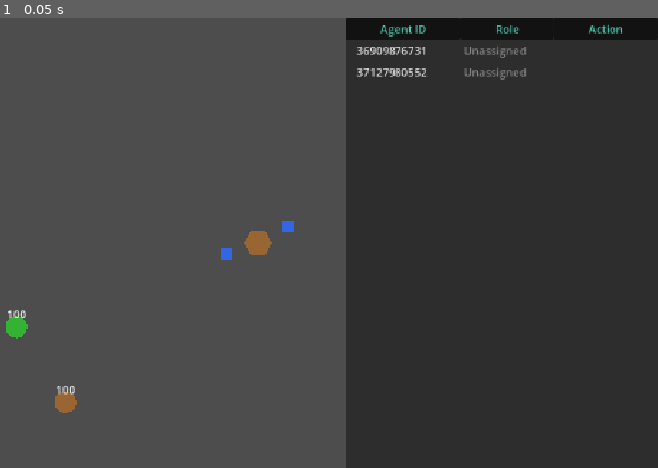
Above: before the commit, frame 1.
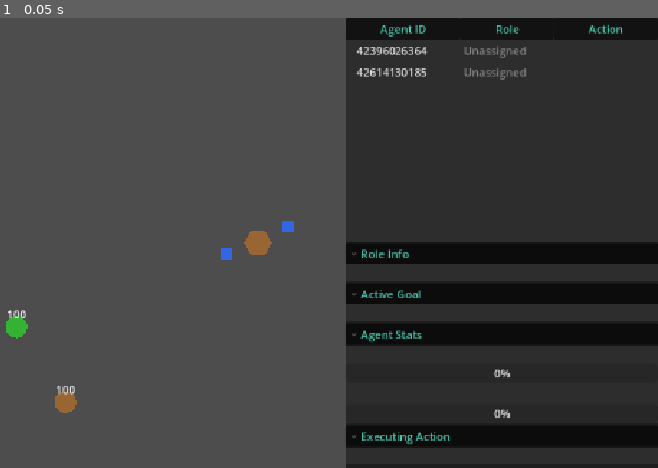
Above: after the commit, the same moment.

Repository: DoctorTangerina/colony-sim
Game: Godot game, scene res://Main.tscn
Same seed, same stepped clock (60 frames per second), same inputs: the game is played once before the commit and once after it.
Inputs:
- Up to frame 1 (0.05 s): no input

The runs differ from the first frame. In frame 1, 8.6% of the frame differs, in the area x 52-100%, y 6-96%.

Commit message:
feat: click-to-inspect pane for the debugger panel (Ticket 04)
Clicking an agent row in the debugger tree now populates a collapsible
inspector below it (Role Info, Active Goal, Agent Stats, Executing
Action), sourced from Agent.get_debug_info() and refreshed at
update_hz. The inspector clears itself when the selected agent
unregisters instead of showing stale data. Selection via the Tree's
existing item_selected signal is the only trigger - no keyboard
handling is wired anywhere in the panel.

Co-Authored-By: Claude Sonnet 5 <noreply@anthropic.com>

Diff:
--- /dev/null
+++ b/tests/test_debugger_ui_04_inspector.gd
@@ -0,0 +1,204 @@
+extends Node
+
+var tests_passed: int = 0
+var tests_failed: int = 0
+
+
+func _ready() -> void:
+	print("=== Debugger UI Ticket 04 Test Harness (Click-to-Inspect Pane) ===")
+	print("")
+
+	_test_inspector_builds_only_configured_sections()
+	_test_show_agent_info_populates_fields()
+	_test_clear_resets_fields()
+
+	await _test_selecting_tree_row_populates_inspector()
+	await _test_inspector_refreshes_at_update_hz_while_selected()
+	await _test_inspector_clears_when_selected_agent_unregisters()
+
+	print("")
+	print("=== Results: %d passed, %d failed ===" % [tests_passed, tests_failed])
+	get_tree().quit(0 if tests_failed == 0 else 1)
+
+
+func _assert(condition: bool, test_name: String) -> void:
+	if condition:
+		tests_passed += 1
+		print("  PASS: %s" % test_name)
+	else:
+		tests_failed += 1
+		print("  FAIL: %s" % test_name)
+
+
+func _make_debugger() -> Control:
+	var scene: PackedScene = preload("res://ui/debugger/debugger_ui.tscn")
+	var debugger = scene.instantiate()
+	add_child(debugger)
+	return debugger
+
+
+## Debug-info assertions read agent/goap_cycle fields directly; the agent's
+## own _process() is disabled since these tests never call agent.setup() and
+## its GOAP cycle would otherwise try to navigate without a nav map present.
+func _make_agent(agent_id: String, role: String) -> Node:
+	var agent_scene: PackedScene = preload("res://agents/agent.tscn")
+	var agent = agent_scene.instantiate()
+	add_child(agent)
+	agent.agent_id = agent_id
+	agent._role_component.load_role(role)
+	agent.set_process(false)
+	return agent
+
+
+func _sample_info() -> Dictionary:
+	return {
+		"agent_id": "agent_x",
+		"role": "Gatherer",
+		"active_goal": "CollectFood",
+		"executing_action": "MoveTo",
+		"energy": 72.5,
+		"hunger": 34.0,
+		"plan": ["MoveTo", "PickupFood"],
+	}
+
+
+func _test_inspector_builds_only_configured_sections() -> void:
+	print("[Test] DebuggerInspector.setup() builds only the sections listed in config")
+	var inspector := DebuggerInspector.new()
+	add_child(inspector)
+	inspector.setup(["role", "action"])
+
+	_assert(inspector._role_label != null, "Role section built when listed")
+	_assert(inspector._action_label != null, "Action section built when listed")
+	_assert(inspector._goal_label == null, "Goal section not built when absent from config")
+	_assert(inspector._energy_bar == null, "Stats section not built when absent from config")
+
+	inspector.queue_free()
+
+
+func _test_show_agent_info_populates_fields() -> void:
+	print("[Test] show_agent_info() populates role/goal/stats/action fields and the role color swatch")
+	var inspector := DebuggerInspector.new()
+	add_child(inspector)
+	inspector.setup(["role", "goal", "stats", "action"])
+
+	inspector.show_agent_info(_sample_info(), Color("#4ec9b0"))
+
+	_assert(inspector._role_label.text == "Gatherer", "Role label shows role name (got: %s)" % inspector._role_label.text)
+	_assert(inspector._role_swatch.color == Color("#4ec9b0"), "Role swatch uses the supplied role color")
+	_assert(inspector._goal_label.text == "CollectFood", "Goal label shows active goal (got: %s)" % inspector._goal_label.text)
+	_assert(is_equal_approx(inspector._energy_bar.value, 72.5), "Energy bar value matches (got: %s)" % inspector._energy_bar.value)
+	_assert(is_equal_approx(inspector._hunger_bar.value, 34.0), "Hunger bar value matches (got: %s)" % inspector._hunger_bar.value)
+	_assert(inspector._action_label.text == "MoveTo", "Action label shows executing action (got: %s)" % inspector._action_label.text)
+
+	inspector.queue_free()
+
+
+func _test_clear_resets_fields() -> void:
+	print("[Test] clear() resets fields instead of leaving stale data")
+	var inspector := DebuggerInspector.new()
+	add_child(inspector)
+	inspector.setup(["role", "goal", "stats", "action"])
+	inspector.show_agent_info(_sample_info(), Color("#4ec9b0"))
+
+	inspector.clear()
+
+	_assert(inspector._role_label.text == "", "Role label cleared")
+	_assert(inspector._role_swatch.color == Color.TRANSPARENT, "Role swatch cleared")
+	_assert(inspector._goal_label.text == "", "Goal label cleared")
+	_assert(inspector._energy_bar.value == 0, "Energy bar cleared")
+	_assert(inspector._hunger_bar.value == 0, "Hunger bar cleared")
+	_assert(inspector._action_label.text == "", "Action label cleared")
+
+	inspector.queue_free()
+
+
+## Simulates the mouse click by selecting the TreeItem directly (Tree emits
+## item_selected synchronously from TreeItem.select()) - selection is the only
+## trigger the panel wires, matching the mouse/touch-only requirement.
+func _test_selecting_tree_row_populates_inspector() -> void:
+	print("[Test] Selecting a tree row populates the inspector for that agent")
+	var om = get_node("/root/OrganizationManager")
+	var debugger := _make_debugger()
+	var agent := _make_agent("agent_dbg_ins_1", "Gatherer")
+	agent._goap_cycle.current_goal = "CollectFood"
+	agent._goap_cycle.current_plan = ["MoveTo", "PickupFood"]
+	agent._goap_cycle._action_index = 0
+	agent._goap_cycle._action_in_progress = true
+	agent.energy = 55.0
+	agent.hunger = 12.0
+
+	om.register_agent("agent_dbg_ins_1", "Gatherer", agent)
+	var item: TreeItem = debugger._agent_items["agent_dbg_ins_1"]
+	item.select(0)
+
+	_assert(debugger._selected_agent_id == "agent_dbg_ins_1", "Debugger tracks the selected agent id")
+	_assert(debugger._inspector._role_label.text == "Gatherer", "Inspector role label shows the selected agent's role")
+	_assert(debugger._inspector._role_swatch.color == Color("#4ec9b0"), "Inspector role swatch uses the Gatherer role color")
+	_assert(debugger._inspector._goal_label.text == "CollectFood", "Inspector goal label shows the active goal")
+	_assert(debugger._inspector._action_label.text == "MoveTo", "Inspector action label shows the executing action")
+	_assert(is_equal_approx(debugger._inspector._energy_bar.value, 55.0), "Inspector energy bar matches agent energy")
+	_assert(is_equal_approx(debugger._inspector._hunger_bar.value, 12.0), "Inspector hunger bar matches agent hunger")
+
+	om.unregister_agent("agent_dbg_ins_1")
+	agent.queue_free()
+	debugger.queue_free()
+	await get_tree().process_frame
+
+
+func _test_inspector_refreshes_at_update_hz_while_selected() -> void:
+	print("[Test] Inspector values refresh at update_hz while the agent stays selected, not per-frame")
+	var om = get_node("/root/OrganizationManager")
+	var debugger := _make_debugger()
+	var agent := _make_agent("agent_dbg_ins_2", "Explorer")
+	agent._goap_cycle.current_goal = "Explore"
+	agent._goap_cycle.current_plan = ["MoveTo", "RandomExplore"]
+	agent._goap_cycle._action_index = 0
+	agent._goap_cycle._action_in_progress = true
+
+	om.register_agent("agent_dbg_ins_2", "Explorer", agent)
+	var item: TreeItem = debugger._agent_items["agent_dbg_ins_2"]
+	item.select(0)
+	debugger._update_timer = 0.0
+
+	_assert(debugger._inspector._action_label.text == "MoveTo", "Inspector starts showing the initial executing action")
+
+	agent._goap_cycle._action_index = 1
+
+	debugger._process(0.05)
+	_assert(debugger._inspector._action_label.text == "MoveTo", "Inspector has not refreshed before the update interval elapses (got: %s)" % debugger._inspector._action_label.text)
+
+	debugger._process(0.2)
+	_assert(debugger._inspector._action_label.text == "RandomExplore", "Inspector refreshes once accumulated time crosses the update interval (got: %s)" % debugger._inspector._action_label.text)
+
+	om.unregister_agent("agent_dbg_ins_2")
+	agent.queue_free()
+	debugger.queue_free()
+	await get_tree().process_frame
+
+
+func _test_inspector_clears_when_selected_agent_unregisters() -> void:
+	print("[Test] Inspector clears instead of showing stale data when the selected agent unregisters")
+	var om = get_node("/root/OrganizationManager")
+	var debugger := _make_debugger()
+	var agent := _make_agent("agent_dbg_ins_3", "Guard")
+	agent._goap_cycle.current_goal = "Patrol"
+	agent._goap_cycle.current_plan = ["MoveTo"]
+	agent._goap_cycle._action_index = 0
+	agent._goap_cycle._action_in_progress = true
+
+	om.register_agent("agent_dbg_ins_3", "Guard", agent)
+	var item: TreeItem = debugger._agent_items["agent_dbg_ins_3"]
+	item.select(0)
+
+	_assert(debugger._inspector._role_label.text == "Guard", "Inspector populated before unregistration")
+
+	om.unregister_agent("agent_dbg_ins_3")
+
+	_assert(debugger._selected_agent_id == "", "Debugger drops the selected agent id after unregistration")
+	_assert(debugger._inspector._role_label.text == "", "Inspector role label cleared after the selected agent unregisters")
+	_assert(debugger._inspector._action_label.text == "", "Inspector action label cleared after the selected agent unregisters")
+
+	agent.queue_free()
+	debugger.queue_free()
+	await get_tree().process_frame
--- /dev/null
+++ b/tests/test_debugger_ui_04_inspector.tscn
@@ -0,0 +1,6 @@
+[gd_scene load_steps=2 format=3]
+
+[ext_resource type="Script" path="res://tests/test_debugger_ui_04_inspector.gd" id="1"]
+
+[node name="TestDebuggerUi04Inspector" type="Node"]
+script = ExtResource("1")
--- /dev/null
+++ b/ui/debugger/debugger_inspector.gd
@@ -0,0 +1,161 @@
+class_name DebuggerInspector
+extends VBoxContainer
+
+const SECTION_TITLES := {
+	"role": "Role Info",
+	"goal": "Active Goal",
+	"stats": "Agent Stats",
+	"action": "Executing Action",
+}
+
+var _sections: Array = []
+var _text_color: Color = Color("#e0e0e0")
+var _panel_color: Color = Color("#2d2d2d")
+var _accent_color: Color = Color("#4ec9b0")
+
+var _role_swatch: ColorRect
+var _role_label: Label
+var _goal_label: Label
+var _energy_bar: ProgressBar
+var _energy_label: Label
+var _hunger_bar: ProgressBar
+var _hunger_label: Label
+var _action_label: Label
+
+
+## Builds the section list from config; call once at startup. `colors` is the
+## debugger config's colors block, reused so the inspector matches the tree's
+## dark styling instead of Godot's default theme.
+func setup(sections: Array, colors: Dictionary = {}) -> void:
+	_sections = sections
+	_text_color = Color(colors.get("text", "#e0e0e0"))
+	_panel_color = Color(colors.get("panel", "#2d2d2d"))
+	_accent_color = Color(colors.get("accent", "#4ec9b0"))
+
+	_role_swatch = null
+	_role_label = null
+	_goal_label = null
+	_energy_bar = null
+	_energy_label = null
+	_hunger_bar = null
+	_hunger_label = null
+	_action_label = null
+	for child in get_children():
+		child.free()
+
+	for key in _sections:
+		match key:
+			"role":
+				add_child(_build_role_section())
+			"goal":
+				add_child(_build_goal_section())
+			"stats":
+				add_child(_build_stats_section())
+			"action":
+				add_child(_build_action_section())
+
+	clear()
+
+
+func _make_fold(key: String) -> FoldableContainer:
+	var fold := FoldableContainer.new()
+	fold.title = SECTION_TITLES.get(key, String(key).capitalize())
+	fold.add_theme_color_override("font_color", _accent_color)
+	var panel_style := StyleBoxFlat.new()
+	panel_style.bg_color = _panel_color
+	fold.add_theme_stylebox_override("panel", panel_style)
+	return fold
+
+
+func _label(text: String = "") -> Label:
+	var lbl := Label.new()
+	lbl.text = text
+	lbl.add_theme_color_override("font_color", _text_color)
+	return lbl
+
+
+func _build_role_section() -> FoldableContainer:
+	var fold := _make_fold("role")
+	var row := HBoxContainer.new()
+	_role_swatch = ColorRect.new()
+	_role_swatch.custom_minimum_size = Vector2(16, 16)
+	_role_label = _label()
+	row.add_child(_role_swatch)
+	row.add_child(_role_label)
+	fold.add_child(row)
+	return fold
+
+
+func _build_goal_section() -> FoldableContainer:
+	var fold := _make_fold("goal")
+	_goal_label = _label()
+	fold.add_child(_goal_label)
+	return fold
+
+
+func _build_stats_section() -> FoldableContainer:
+	var fold := _make_fold("stats")
+	var box := VBoxContainer.new()
+
+	_energy_label = _label()
+	_energy_bar = ProgressBar.new()
+	_energy_bar.min_value = 0
+	_energy_bar.max_value = 100
+	box.add_child(_energy_label)
+	box.add_child(_energy_bar)
+
+	_hunger_label = _label()
+	_hunger_bar = ProgressBar.new()
+	_hunger_bar.min_value = 0
+	_hunger_bar.max_value = 100
+	box.add_child(_hunger_label)
+	box.add_child(_hunger_bar)
+
+	fold.add_child(box)
+	return fold
+
+
+func _build_action_section() -> FoldableContainer:
+	var fold := _make_fold("action")
+	_action_label = _label()
+	fold.add_child(_action_label)
+	return fold
+
+
+## Populates the built sections for the selected agent. role_color comes from
+## the caller (DebuggerUI already resolves configs/roles/*.json colors for the
+## tree) since Agent.get_debug_info() carries the role name only, not its color.
+func show_agent_info(info: Dictionary, role_color: Color) -> void:
+	if _role_label:
+		_role_label.text = str(info.get("role", ""))
+		_role_swatch.color = role_color
+	if _goal_label:
+		_goal_label.text = str(info.get("active_goal", ""))
+	if _energy_bar:
+		var energy: float = info.get("energy", 0.0)
+		_energy_bar.value = energy
+		_energy_label.text = "Energy: %.1f" % energy
+	if _hunger_bar:
+		var hunger: float = info.get("hunger", 0.0)
+		_hunger_bar.value = hunger
+		_hunger_label.text = "Hunger: %.1f" % hunger
+	if _action_label:
+		_action_label.text = str(info.get("executing_action", ""))
+
+
+## Called when no agent is selected, or the selected agent unregisters - resets
+## fields to empty rather than leaving stale values on screen.
+func clear() -> void:
+	if _role_label:
+		_role_label.text = ""
+		_role_swatch.color = Color.TRANSPARENT
+	if _goal_label:
+		_goal_label.text = ""
+	if _energy_bar:
+		_energy_bar.value = 0
+		_energy_label.text = ""
+	if _hunger_bar:
+		_hunger_bar.value = 0
+		_hunger_label.text = ""
+	if _action_label:
+		_action_label.text = ""
--- a/ui/debugger/debugger_ui.gd
+++ b/ui/debugger/debugger_ui.gd
@@ -3,6 +3,7 @@
 
 const CONFIG_PATH := "res://configs/ui/debugger.json"
 const ROLE_CONFIG_DIR := "res://configs/roles"
+const TREE_BOTTOM_FRACTION := 0.5
 
 const COLUMN_TITLES := {
 	"agent_id": "Agent ID",
@@ -20,6 +21,9 @@
 var _tree_root: TreeItem
 var _agent_items: Dictionary = {}
 
+var _inspector: DebuggerInspector
+var _selected_agent_id: String = ""
+
 @onready var _om: Node = get_node("/root/OrganizationManager")
 
 
@@ -28,6 +32,7 @@
 	_apply_layout(config)
 	_load_role_colors(config)
 	_build_tree(config)
+	_build_inspector(config)
 	_update_interval = 1.0 / maxf(config.get("update_hz", 5.0), 0.001)
 
 	_om.agent_registered.connect(_on_agent_registered)
@@ -66,6 +71,19 @@
 	return Color(colors.get(key, default_hex))
 
 
+## Anchors a control to a horizontal band of the panel (full width, top..bottom
+## as anchor fractions), used to stack the tree above the inspector.
+func _anchor_band(control: Control, top: float, bottom: float) -> void:
+	control.anchor_left = 0.0
+	control.anchor_top = top
+	control.anchor_right = 1.0
+	control.anchor_bottom = bottom
+	control.offset_left = 0.0
+	control.offset_top = 0.0
+	control.offset_right = 0.0
+	control.offset_bottom = 0.0
+
+
 ## Role colors come from configs/roles/*.json so a new role with a color
 ## needs no code change; the debugger config's own role_colors map (if any)
 ## is loaded first and can still be overridden per-role by the role JSON.
@@ -96,7 +114,7 @@
 
 	_tree = Tree.new()
 	_tree.name = "AgentTree"
-	_tree.set_anchors_preset(Control.PRESET_FULL_RECT)
+	_anchor_band(_tree, 0.0, TREE_BOTTOM_FRACTION)
 	_tree.columns = _columns.size()
 	_tree.column_titles_visible = true
 	_tree.hide_root = true
@@ -110,8 +128,21 @@
 	for i in range(_columns.size()):
 		_tree.set_column_title(i, COLUMN_TITLES.get(_columns[i], String(_columns[i]).capitalize()))
 
+	# Selection is the only trigger for the inspector - no keyboard shortcuts
+	# are wired anywhere in this panel, per the mouse/touch-only requirement.
+	_tree.item_selected.connect(_on_tree_item_selected)
+
 	add_child(_tree)
 	_tree_root = _tree.create_item()
+
+
+func _build_inspector(config: Dictionary) -> void:
+	var sections: Array = config.get("inspector_sections", ["role", "goal", "stats", "action"])
+	_inspector = DebuggerInspector.new()
+	_inspector.name = "Inspector"
+	_anchor_band(_inspector, TREE_BOTTOM_FRACTION, 1.0)
+	add_child(_inspector)
+	_inspector.setup(sections, config.get("colors", {}))
 
 
 func _process(delta: float) -> void:
@@ -120,6 +151,7 @@
 		return
 	_update_timer = 0.0
 	_refresh_all_rows()
+	_refresh_inspector()
 
 
 func _refresh_all_rows() -> void:
@@ -130,10 +162,29 @@
 		_update_row(_agent_items[agent_id], node.get_debug_info())
 
 
+func _refresh_inspector() -> void:
+	if _selected_agent_id.is_empty():
+		return
+	var node: Node = _om.get_agent_node(_selected_agent_id)
+	if node == null:
+		return
+	var info: Dictionary = node.get_debug_info()
+	_inspector.show_agent_info(info, _role_colors.get(info.get("role", ""), _default_role_color))
+
+
+func _on_tree_item_selected() -> void:
+	var item: TreeItem = _tree.get_selected()
+	if item == null:
+		return
+	_selected_agent_id = str(item.get_metadata(0))
+	_refresh_inspector()
+
+
 func _on_agent_registered(agent_id: String, role: String) -> void:
 	if _agent_items.has(agent_id):
 		return
 	var item: TreeItem = _tree.create_item(_tree_root)
+	item.set_metadata(0, agent_id)
 	_agent_items[agent_id] = item
 
 	var node: Node = _om.get_agent_node(agent_id)
@@ -149,6 +200,10 @@
 		return
 	item.free()
 	_agent_items.erase(agent_id)
+
+	if agent_id == _selected_agent_id:
+		_selected_agent_id = ""
+		_inspector.clear()
 
 
 func _update_row(item: TreeItem, info: Dictionary) -> void:
Not shown, added: tests/test_debugger_ui_04_inspector.gd.uid
Not shown, added: ui/debugger/debugger_inspector.gd.uid
